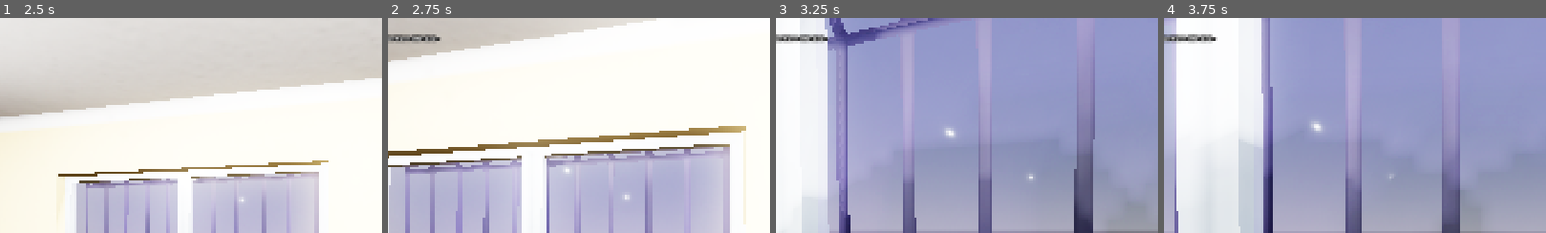
Above: before the commit, frames 1-4 (left to right).
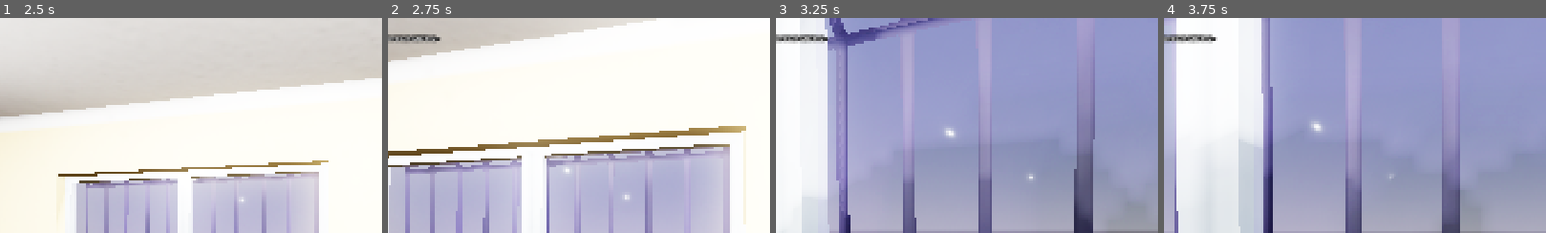
Above: after the commit, the same moments.

Repository: takanazwa5/ProjektMonopolowy
Game: Godot game, scene res://scenes/game/game.tscn
The game is run twice, just before and just after one commit, with the same random seed, the same clock (stepped at 60 frames per second) and the same inputs.
Inputs (mouse positions are % of the whole screen's width and height, from its top left):
- Up to frame 1 (2.5 s): tap Enter at 0.5 s; move the mouse to (55, 50) at 0.52 s; hold Ctrl (crouch) 0.53-1.28 s; hold W (walk_forward) from 0.53 s (still down); click (55, 50) at 0.67 s; move the mouse to (45, 50) at 1.27 s; tap G (drop_item) at 1.35 s; move the mouse to (52, 48) at 2.02 s; hold E (interact) from 2.03 s (still down)
- Up to frame 2 (2.75 s): keep holding W (walk_forward); keep holding E (interact)
- Up to frame 3 (3.25 s): keep holding W (walk_forward); move the mouse to (49, 52) at 2.77 s; release E (interact) at 2.78 s; tap Ctrl (crouch) at 2.85 s; click (49, 52) at 2.92 s
- Up to frame 4 (3.75 s): keep holding W (walk_forward); move the mouse to (57, 51) at 3.52 s; hold G (drop_item) from 3.53 s (still down)
The pictures show only the part of the screen within x 14-64%, y 0-50%; the shares and areas given below are measured in that part.

Frame 1 is identical in both runs. In frame 2, 0.1% of the frame differs, in the area x 2-13%, y 7-11%; in frame 3, 0.1%, in the area x 2-13%, y 7-12%; in frame 4, 0.1%.

Commit message:
Add state label display to NPCs and emit state changes
Introduces a Label3D node to each NPC scene to display the current state. The NPC script now updates this label when the state changes, using a new 'state_changed' signal emitted by the StateMachine. This improves debugging and visualization of NPC state transitions.

Diff:
--- a/features/npc/Andzia/andzia.tscn
+++ b/features/npc/Andzia/andzia.tscn
@@ -48,18 +48,21 @@
 debug_enabled = true
 
 [node name="AnimationPlayer" type="AnimationPlayer" parent="."]
+unique_name_in_owner = true
 root_node = NodePath("../character_andzia")
 libraries = {
 &"Rig": ExtResource("2_553w5")
 }
 
 [node name="AnimationTree" type="AnimationTree" parent="."]
-root_node = NodePath("../character_andzia")
+unique_name_in_owner = true
+root_node = NodePath("%AnimationTree/../character_andzia")
 tree_root = SubResource("AnimationNodeBlendSpace1D_e8d3k")
 anim_player = NodePath("../AnimationPlayer")
 parameters/blend_position = 0.0014925
 
 [node name="StateMachine" type="Node" parent="." node_paths=PackedStringArray("initial_state")]
+unique_name_in_owner = true
 script = ExtResource("4_x3f4v")
 initial_state = NodePath("EnteringStoreState")
 metadata/_custom_type_script = "uid://de1lalif7l760"
@@ -92,3 +95,10 @@
 unique_name_in_owner = true
 script = ExtResource("10_gwjb0")
 metadata/_custom_type_script = "uid://q0lk35d56y2e"
+
+[node name="StateLabel" type="Label3D" parent="."]
+unique_name_in_owner = true
+transform = Transform3D(1, 0, 0, 0, 1, 0, 0, 0, 1, 0, 1.86561, 0)
+billboard = 2
+font_size = 16
+outline_size = 6
--- a/features/npc/Basia/basia.tscn
+++ b/features/npc/Basia/basia.tscn
@@ -93,6 +93,7 @@
 parameters/walk_blend/blend_position = 0
 
 [node name="StateMachine" type="Node" parent="." node_paths=PackedStringArray("initial_state")]
+unique_name_in_owner = true
 script = ExtResource("4_atgwo")
 initial_state = NodePath("EnteringStoreState")
 metadata/_custom_type_script = "uid://de1lalif7l760"
@@ -125,3 +126,10 @@
 unique_name_in_owner = true
 script = ExtResource("10_qlnrj")
 metadata/_custom_type_script = "uid://q0lk35d56y2e"
+
+[node name="StateLabel" type="Label3D" parent="."]
+unique_name_in_owner = true
+transform = Transform3D(1, 0, 0, 0, 1, 0, 0, 0, 1, 0, 1.86561, 0)
+billboard = 2
+font_size = 16
+outline_size = 6
--- a/features/npc/Helena/helena.tscn
+++ b/features/npc/Helena/helena.tscn
@@ -48,18 +48,21 @@
 debug_enabled = true
 
 [node name="AnimationPlayer" type="AnimationPlayer" parent="."]
+unique_name_in_owner = true
 root_node = NodePath("../character_helena")
 libraries = {
 &"Rig": ExtResource("3_bji0j")
 }
 
 [node name="AnimationTree" type="AnimationTree" parent="."]
-root_node = NodePath("../character_helena")
+unique_name_in_owner = true
+root_node = NodePath("%AnimationTree/../character_helena")
 tree_root = SubResource("AnimationNodeBlendSpace1D_r1mlf")
 anim_player = NodePath("../AnimationPlayer")
 parameters/blend_position = 0.0014925
 
 [node name="StateMachine" type="Node" parent="." node_paths=PackedStringArray("initial_state")]
+unique_name_in_owner = true
 script = ExtResource("4_54vkb")
 initial_state = NodePath("EnteringStoreState")
 metadata/_custom_type_script = "uid://de1lalif7l760"
@@ -92,3 +95,10 @@
 unique_name_in_owner = true
 script = ExtResource("10_j7m6v")
 metadata/_custom_type_script = "uid://q0lk35d56y2e"
+
+[node name="StateLabel" type="Label3D" parent="."]
+unique_name_in_owner = true
+transform = Transform3D(1, 0, 0, 0, 1, 0, 0, 0, 1, 0, 1.86561, 0)
+billboard = 2
+font_size = 16
+outline_size = 6
--- a/features/npc/Madzia/madzia.tscn
+++ b/features/npc/Madzia/madzia.tscn
@@ -48,18 +48,21 @@
 debug_enabled = true
 
 [node name="AnimationPlayer" type="AnimationPlayer" parent="."]
+unique_name_in_owner = true
 root_node = NodePath("../character_madzia")
 libraries = {
 &"Rig": ExtResource("3_7s2ej")
 }
 
 [node name="AnimationTree" type="AnimationTree" parent="."]
-root_node = NodePath("../character_madzia")
+unique_name_in_owner = true
+root_node = NodePath("%AnimationTree/../character_madzia")
 tree_root = SubResource("AnimationNodeBlendSpace1D_7ixpn")
 anim_player = NodePath("../AnimationPlayer")
 parameters/blend_position = 0.0014925
 
 [node name="StateMachine" type="Node" parent="." node_paths=PackedStringArray("initial_state")]
+unique_name_in_owner = true
 script = ExtResource("4_xsat6")
 initial_state = NodePath("EnteringStoreState")
 metadata/_custom_type_script = "uid://de1lalif7l760"
@@ -92,3 +95,10 @@
 unique_name_in_owner = true
 script = ExtResource("10_2icst")
 metadata/_custom_type_script = "uid://q0lk35d56y2e"
+
+[node name="StateLabel" type="Label3D" parent="."]
+unique_name_in_owner = true
+transform = Transform3D(1, 0, 0, 0, 1, 0, 0, 0, 1, 0, 1.86561, 0)
+billboard = 2
+font_size = 16
+outline_size = 6
--- a/features/npc/Seba/seba.tscn
+++ b/features/npc/Seba/seba.tscn
@@ -48,18 +48,21 @@
 debug_enabled = true
 
 [node name="AnimationPlayer" type="AnimationPlayer" parent="."]
+unique_name_in_owner = true
 root_node = NodePath("../character_seba")
 libraries = {
 &"Rig": ExtResource("3_563n0")
 }
 
 [node name="AnimationTree" type="AnimationTree" parent="."]
-root_node = NodePath("../character_seba")
+unique_name_in_owner = true
+root_node = NodePath("%AnimationTree/../character_seba")
 tree_root = SubResource("AnimationNodeBlendSpace1D_j6gsq")
 anim_player = NodePath("../AnimationPlayer")
 parameters/blend_position = 0.0014925
 
 [node name="StateMachine" type="Node" parent="." node_paths=PackedStringArray("initial_state")]
+unique_name_in_owner = true
 script = ExtResource("4_b1yfh")
 initial_state = NodePath("EnteringStoreState")
 metadata/_custom_type_script = "uid://de1lalif7l760"
@@ -92,3 +95,10 @@
 unique_name_in_owner = true
 script = ExtResource("10_bycl2")
 metadata/_custom_type_script = "uid://q0lk35d56y2e"
+
+[node name="StateLabel" type="Label3D" parent="."]
+unique_name_in_owner = true
+transform = Transform3D(1, 0, 0, 0, 1, 0, 0, 0, 1, 0, 1.86561, 0)
+billboard = 2
+font_size = 16
+outline_size = 6
--- a/features/npc/Szef/szef.tscn
+++ b/features/npc/Szef/szef.tscn
@@ -48,18 +48,21 @@
 debug_enabled = true
 
 [node name="AnimationPlayer" type="AnimationPlayer" parent="."]
+unique_name_in_owner = true
 root_node = NodePath("../character_szef")
 libraries = {
 &"Rig": ExtResource("3_eyslo")
 }
 
 [node name="AnimationTree" type="AnimationTree" parent="."]
-root_node = NodePath("../character_szef")
+unique_name_in_owner = true
+root_node = NodePath("%AnimationTree/../character_szef")
 tree_root = SubResource("AnimationNodeBlendSpace1D_g88b1")
 anim_player = NodePath("../AnimationPlayer")
 parameters/blend_position = 0.0014925
 
 [node name="StateMachine" type="Node" parent="." node_paths=PackedStringArray("initial_state")]
+unique_name_in_owner = true
 script = ExtResource("4_fvlw7")
 initial_state = NodePath("EnteringStoreState")
 metadata/_custom_type_script = "uid://de1lalif7l760"
@@ -92,3 +95,10 @@
 unique_name_in_owner = true
 script = ExtResource("10_8pk0p")
 metadata/_custom_type_script = "uid://q0lk35d56y2e"
+
+[node name="StateLabel" type="Label3D" parent="."]
+unique_name_in_owner = true
+transform = Transform3D(1, 0, 0, 0, 1, 0, 0, 0, 1, 0, 1.86561, 0)
+billboard = 2
+font_size = 16
+outline_size = 6
--- a/features/npc/Zdzisiu/zdzisiu.tscn
+++ b/features/npc/Zdzisiu/zdzisiu.tscn
@@ -48,18 +48,21 @@
 debug_enabled = true
 
 [node name="AnimationPlayer" type="AnimationPlayer" parent="."]
+unique_name_in_owner = true
 root_node = NodePath("../character_zdzisiu")
 libraries = {
 &"Rig": ExtResource("3_kstgy")
 }
 
 [node name="AnimationTree" type="AnimationTree" parent="."]
-root_node = NodePath("../character_zdzisiu")
+unique_name_in_owner = true
+root_node = NodePath("%AnimationTree/../character_zdzisiu")
 tree_root = SubResource("AnimationNodeBlendSpace1D_6cyig")
 anim_player = NodePath("../AnimationPlayer")
 parameters/blend_position = 0.0014925
 
 [node name="StateMachine" type="Node" parent="." node_paths=PackedStringArray("initial_state")]
+unique_name_in_owner = true
 script = ExtResource("4_apkfc")
 initial_state = NodePath("EnteringStoreState")
 metadata/_custom_type_script = "uid://de1lalif7l760"
@@ -92,3 +95,10 @@
 unique_name_in_owner = true
 script = ExtResource("10_guidm")
 metadata/_custom_type_script = "uid://q0lk35d56y2e"
+
+[node name="StateLabel" type="Label3D" parent="."]
+unique_name_in_owner = true
+transform = Transform3D(1, 0, 0, 0, 1, 0, 0, 0, 1, 0, 1.86561, 0)
+billboard = 2
+font_size = 16
+outline_size = 6
--- a/features/npc/shared/npc.gd
+++ b/features/npc/shared/npc.gd
@@ -10,12 +10,17 @@
 
 @onready var navigation_agent_3d: NavigationAgent3D = %NavigationAgent3D
 @onready var animation_tree: AnimationTree = %AnimationTree
+@onready var state_machine: StateMachine = %StateMachine
+@onready var state_label: Label3D = %StateLabel
 
 
 func _ready() -> void:
 
 	navigation_agent_3d.target_reached.connect(_on_target_reached)
 	navigation_agent_3d.navigation_finished.connect(_on_navigation_finished)
+	state_machine.state_changed.connect(_on_state_transition)
+
+	state_label.text = state_machine.initial_state.name
 
 
 func _physics_process(delta: float) -> void:
@@ -73,3 +78,8 @@
 
 	#print("navigation finished")
 	#print("distance to target: %s" % navigation_agent_3d.distance_to_target())
+
+
+func _on_state_transition(new_state: State) -> void:
+
+	state_label.text = new_state.name
--- a/features/state_machine/state_machine.gd
+++ b/features/state_machine/state_machine.gd
@@ -1,5 +1,8 @@
 @tool
 class_name StateMachine extends Node
+
+
+signal state_changed(new_state: State)
 
 
 @export var initial_state : State:
@@ -56,6 +59,7 @@
 	if Engine.is_editor_hint(): return
 	current_state.exit()
 	current_state = new_state
+	state_changed.emit(new_state)
 	new_state.enter()
 
 
